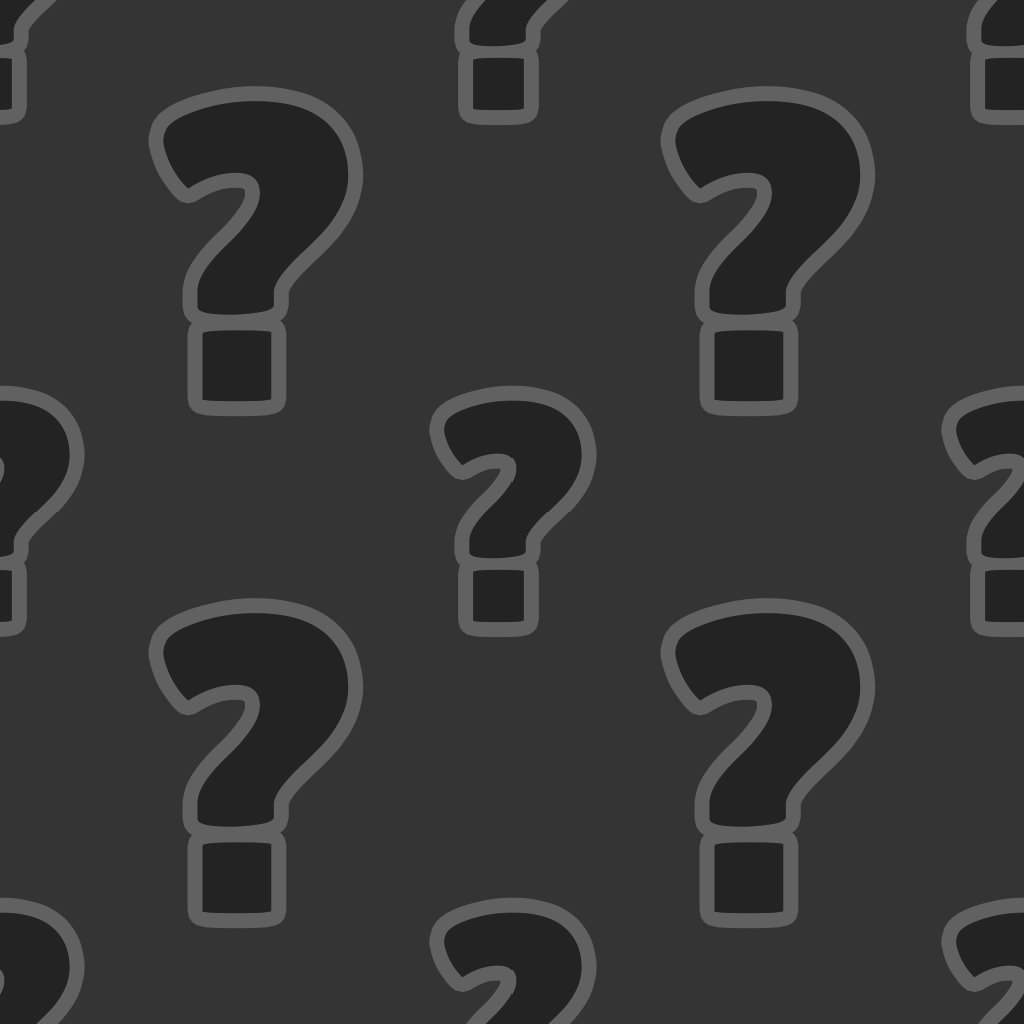
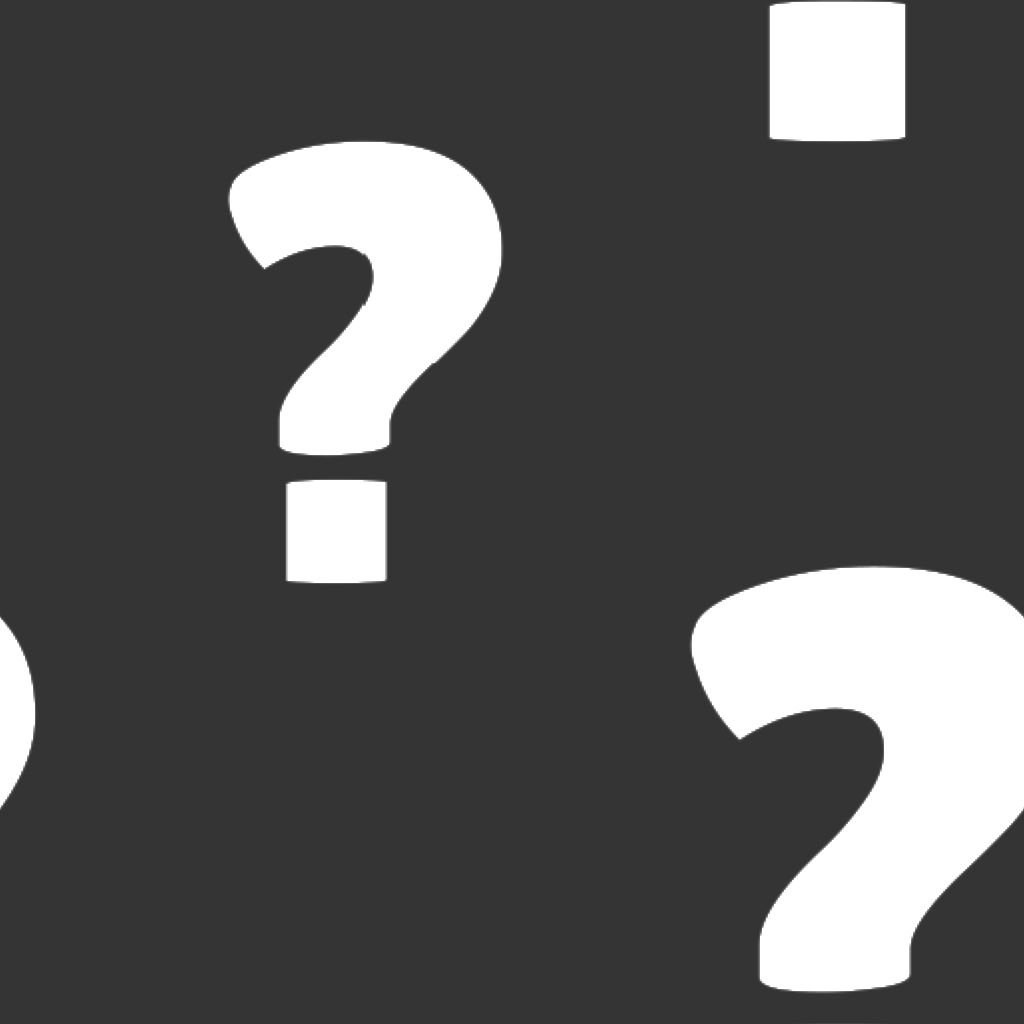
Layer changes from the first 1024x1024 image to the second:
painted on "Rectangle 1" over [0, 0, 1024, 1024]
